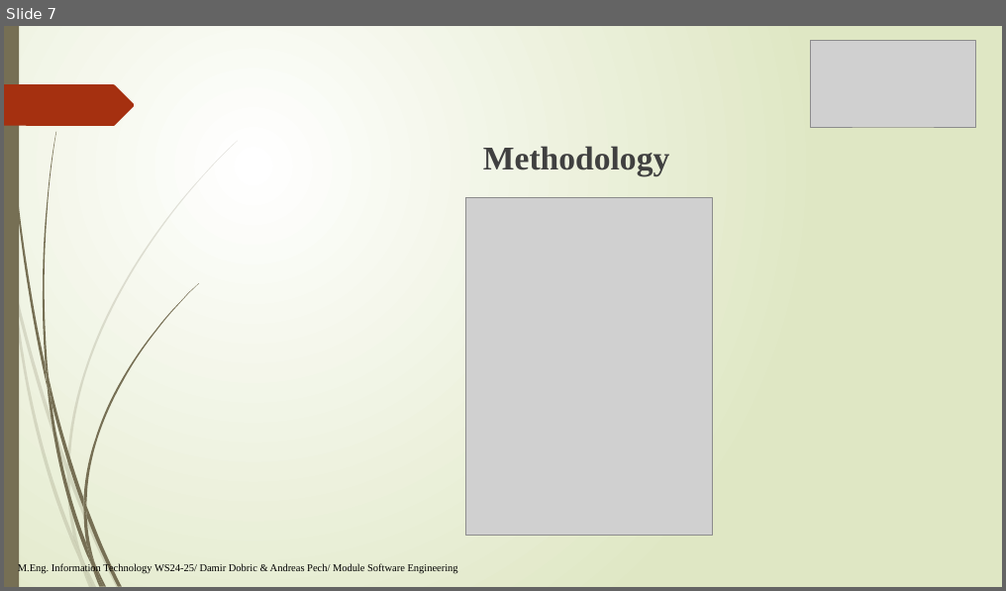
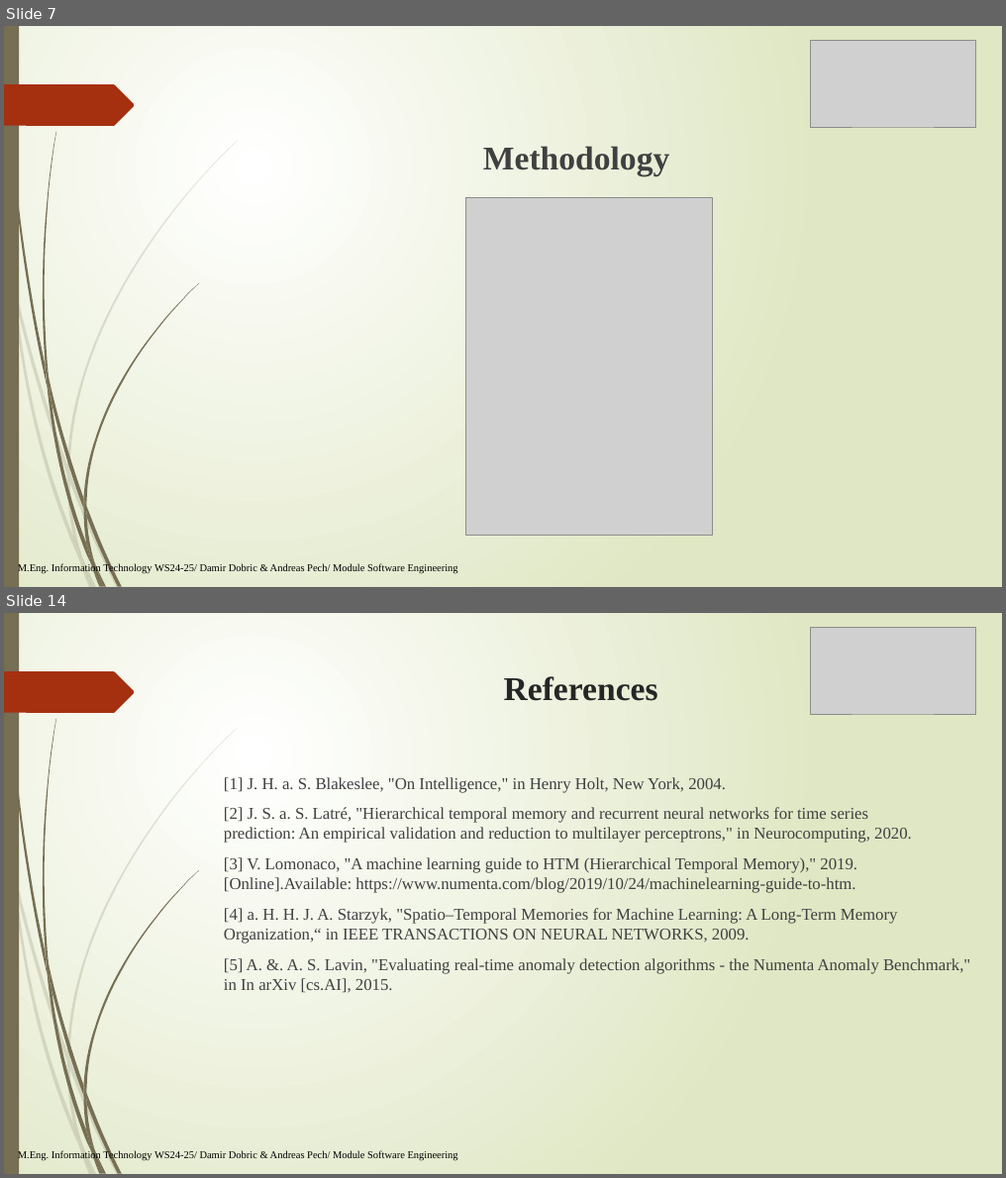
Before and after one commit to sohelranalive/neocortexapi-CodeHive, a slide deck: source/MySEProject/Documentation/PresentationFile_CodeHive.pptx. Shown one above the other, each under a label of ours: slide 7 before the commit, slides 7 and 14 after it; the slides between them are not shown. The pictures are 1006x591 and 1006x1178 pixels, drawn with LibreOffice and Linux fonts; fonts in the diff are those of the drawing; grey boxes stand for pictures. Boxes give left, top, right and bottom in pixels: in the first picture for what was removed or moved away, otherwise in the second. Text is boxed around its words. In the diff, an @@ line names an element or a change of style, - is before the commit and + after.

```diff
--- a/source/MySEProject/Documentation/PresentationFile_CodeHive.pptx
+++ b/source/MySEProject/Documentation/PresentationFile_CodeHive.pptx
@@ slide 14 added at box(4, 613, 1002, 1174), background gradient #FFFFFF to #DFE8C4; not listed: 24 template elements that a slide beside it also shows @@
@@ picture added at box(811, 627, 976, 714) @@
@@ title added at box(504, 676, 658, 701), 32 pt, text #262626, bold @@
+References
@@ text added at box(224, 777, 970, 993), 16 pt, text #404040 @@
+[1] J. H. a. S. Blakeslee, "On Intelligence," in Henry Holt, New York, 2004.
+[2] J. S. a. S. Latré, "Hierarchical temporal memory and recurrent neural networks for time series prediction: An empirical validation and reduction to multilayer perceptrons," in Neurocomputing, 2020.
+[3] V. Lomonaco, "A machine learning guide to HTM (Hierarchical Temporal Memory)," 2019. [Online].Available: https://www.numenta.com/blog/2019/10/24/machinelearning-guide-to-htm.
+[4] a. H. H. J. A. Starzyk, "Spatio–Temporal Memories for Machine Learning: A Long-Term Memory Organization,“ in IEEE TRANSACTIONS ON NEURAL NETWORKS, 2009.
+[5] A. &. A. S. Lavin, "Evaluating real-time anomaly detection algorithms - the Numenta Anomaly Benchmark," in In arXiv [cs.AI], 2015.
@@ text added at box(18, 1152, 458, 1162), 10 pt, text #000000 @@
+M.Eng. Information Technology WS24-25/ Damir Dobric & Andreas Pech/ Module Software Engineering
```
Also in this commit, not shown: 3 slides changed, 6 other slides added.
